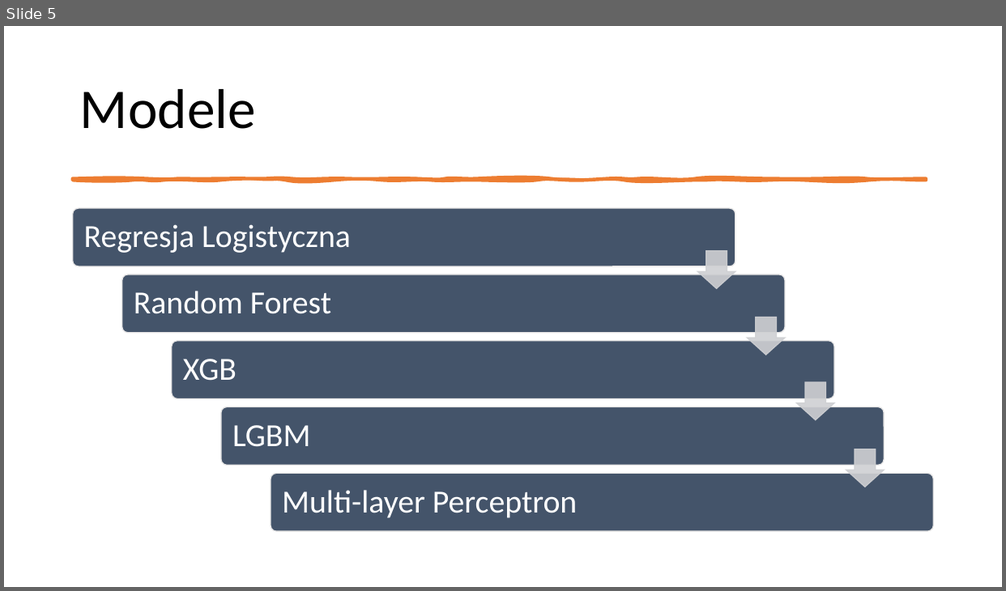
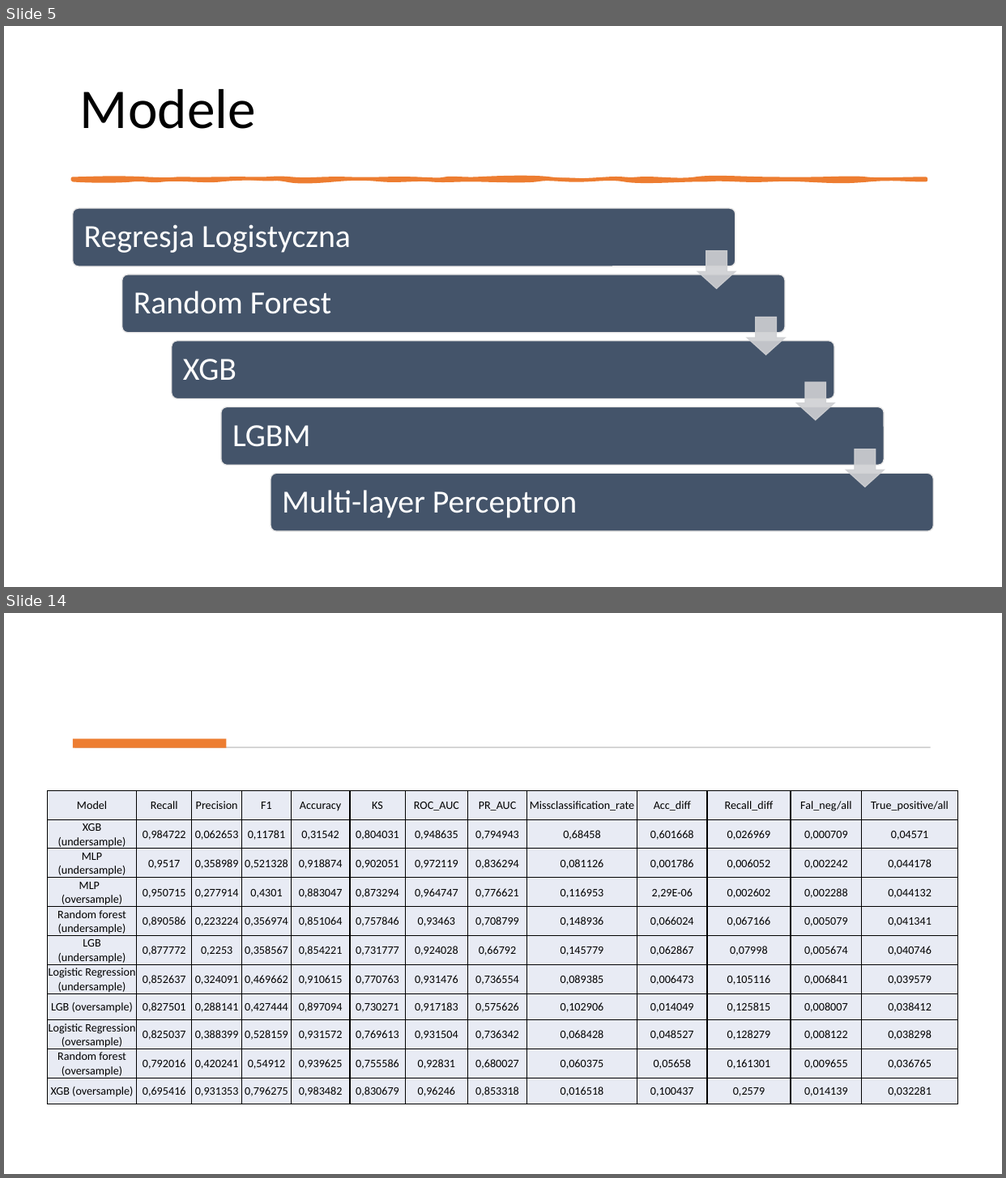
Before and after one commit to JakubKozlowski1/data_mining, a slide deck: data_mining_prezentacja.pptx. Shown one above the other, each under a label of ours: slide 5 before the commit, slides 5 and 14 after it; the slides between them are not shown. The pictures are 1006x591 and 1006x1178 pixels, drawn with LibreOffice and Linux fonts; fonts in the diff are those of the drawing. Boxes give left, top, right and bottom in pixels: in the first picture for what was removed or moved away, otherwise in the second. Text is boxed around its words. In the diff, an @@ line names an element or a change of style, - is before the commit and + after.

```diff
--- a/data_mining_prezentacja.pptx
+++ b/data_mining_prezentacja.pptx
@@ slide 14 added at bbox=[4, 613, 1002, 1174], background #FFFFFF @@
@@ rectangle added at bbox=[73, 739, 226, 747], fill #ED7D31 @@
@@ rectangle added at bbox=[75, 747, 931, 748], fill #D5D5D5 @@
@@ table added at bbox=[48, 791, 958, 1101], 11 rows, 13 columns @@
+Model | Recall | Precision | F1 | Accuracy | KS | ROC_AUC | PR_AUC | Missclassification_rate | Acc_diff | Recall_diff | Fal_neg/all | True_positive/all
+XGB (undersample) | 0,984722 | 0,062653 | 0,11781 | 0,31542 | 0,804031 | 0,948635 | 0,794943 | 0,68458 | 0,601668 | 0,026969 | 0,000709 | 0,04571
+MLP (undersample) | 0,9517 | 0,358989 | 0,521328 | 0,918874 | 0,902051 | 0,972119 | 0,836294 | 0,081126 | 0,001786 | 0,006052 | 0,002242 | 0,044178
+MLP (oversample) | 0,950715 | 0,277914 | 0,4301 | 0,883047 | 0,873294 | 0,964747 | 0,776621 | 0,116953 | 2,29E-06 | 0,002602 | 0,002288 | 0,044132
+Random forest (undersample) | 0,890586 | 0,223224 | 0,356974 | 0,851064 | 0,757846 | 0,93463 | 0,708799 | 0,148936 | 0,066024 | 0,067166 | 0,005079 | 0,041341
+LGB (undersample) | 0,877772 | 0,2253 | 0,358567 | 0,854221 | 0,731777 | 0,924028 | 0,66792 | 0,145779 | 0,062867 | 0,07998 | 0,005674 | 0,040746
+Logistic Regression (undersample) | 0,852637 | 0,324091 | 0,469662 | 0,910615 | 0,770763 | 0,931476 | 0,736554 | 0,089385 | 0,006473 | 0,105116 | 0,006841 | 0,039579
+LGB (oversample) | 0,827501 | 0,288141 | 0,427444 | 0,897094 | 0,730271 | 0,917183 | 0,575626 | 0,102906 | 0,014049 | 0,125815 | 0,008007 | 0,038412
+Logistic Regression (oversample) | 0,825037 | 0,388399 | 0,528159 | 0,931572 | 0,769613 | 0,931504 | 0,736342 | 0,068428 | 0,048527 | 0,128279 | 0,008122 | 0,038298
+Random forest (oversample) | 0,792016 | 0,420241 | 0,54912 | 0,939625 | 0,755586 | 0,92831 | 0,680027 | 0,060375 | 0,05658 | 0,161301 | 0,009655 | 0,036765
+XGB (oversample) | 0,695416 | 0,931353 | 0,796275 | 0,983482 | 0,830679 | 0,96246 | 0,853318 | 0,016518 | 0,100437 | 0,2579 | 0,014139 | 0,032281
```
Also in this commit, not shown: 8 other slides added, 4 slides removed, 7 other files.
